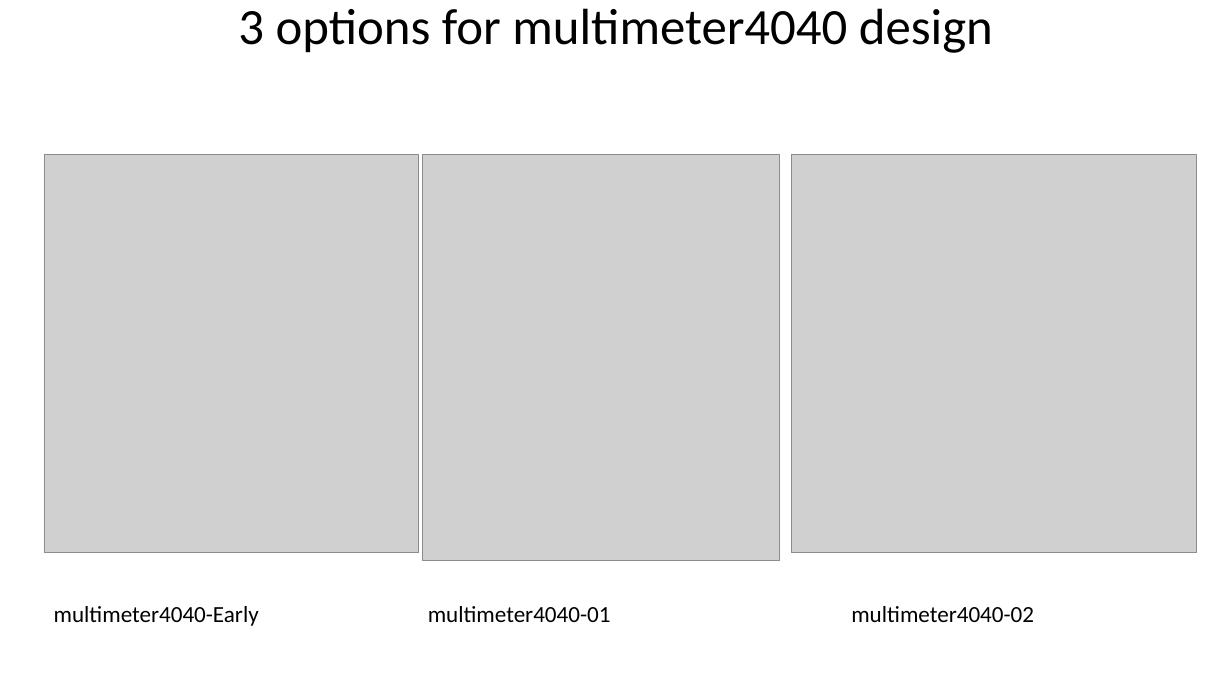
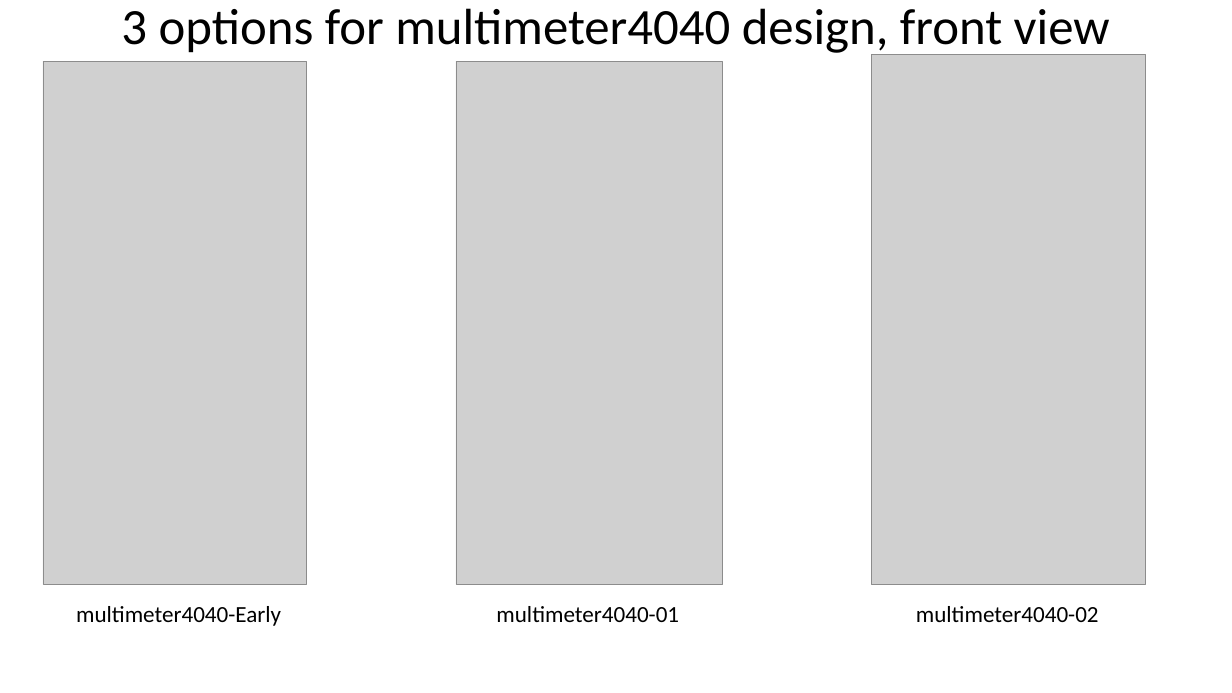
Before and after one commit to nikosLab/multimeterStand, a slide deck: slide 3 of multimeterStand.pptx. Drawn at 1232x693 pixels with LibreOffice and Linux fonts; fonts in the diff are those of the drawing; grey boxes stand for pictures. Boxes give left, top, right and bottom in pixels: in the first picture for what was removed or moved away, otherwise in the second. Text is boxed around its words. In the diff, an @@ line names an element or a change of style, - is before the commit and + after.

Commit message:
new slideck, with side and fron view comparison of 3 versions

```diff
--- a/multimeterStand.pptx
+++ b/multimeterStand.pptx
@@ title at (121, 8, 1110, 56): text changed @@
-3 options for multimeter4040 design
+3 options for multimeter4040 design, front view
@@ picture: place and size @@
-picture at (792, 154, 1197, 553)
+picture at (872, 55, 1146, 584)
@@ picture: place and size @@
-picture at (44, 154, 419, 553)
+picture at (43, 61, 307, 584)
@@ picture: place and size @@
-picture at (422, 154, 780, 560)
+picture at (456, 61, 722, 584)
@@ text "multimeter4040-Early": place and size @@
-text "multimeter4040-Early" at (54, 606, 259, 626)
+text "multimeter4040-Early" at (76, 606, 281, 626)
@@ text "multimeter4040-01": place and size @@
-text "multimeter4040-01" at (428, 606, 611, 622)
+text "multimeter4040-01" at (496, 606, 679, 622)
@@ text "multimeter4040-02": place and size @@
-text "multimeter4040-02" at (851, 606, 1034, 622)
+text "multimeter4040-02" at (916, 606, 1099, 622)
```
Also in this commit, not shown: 1 other slide changed.
